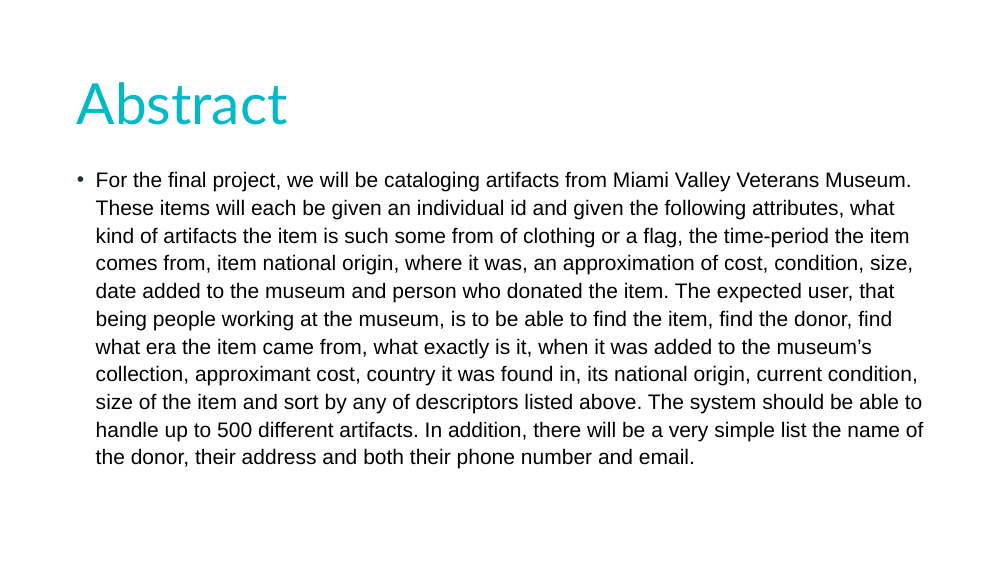
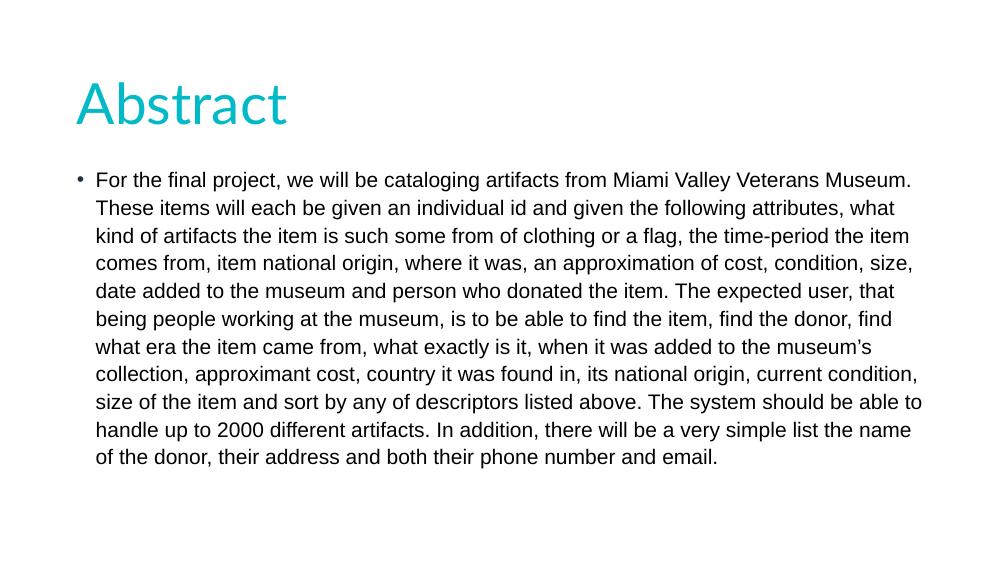
Before and after one commit to KingShampoo/MuseamDataBase, a slide deck: slide 2 of CS 3700 PP.pptx. Drawn at 1008x567 pixels with LibreOffice and Linux fonts; fonts in the diff are those of the drawing. Boxes give left, top, right and bottom in pixels: in the first picture for what was removed or moved away, otherwise in the second. Text is boxed around its words. In the diff, an @@ line names an element or a change of style, - is before the commit and + after.

```diff
--- a/CS 3700 PP.pptx
+++ b/CS 3700 PP.pptx
@@ text at (x1=96, y1=171, x2=923, y2=469): text changed @@
-• For the final project, we will be cataloging artifacts from Miami Valley Veterans Museum. These items will each be given an individual id and given the following attributes, what kind of artifacts the item is such some from of clothing or a flag, the time-period the item comes from, item national origin, where it was, an approximation of cost, condition, size, date added to the museum and person who donated the item. The expected user, that being people working at the museum, is to be able to find the item, find the donor, find what era the item came from, what exactly is it, when it was added to the museum’s collection, approximant cost, country it was found in, its national origin, current condition, size of the item and sort by any of descriptors listed above. The system should be able to handle up to 500 different artifacts. In addition, there will be a very simple list the name of the donor, their address and both their phone number and email.
+• For the final project, we will be cataloging artifacts from Miami Valley Veterans Museum. These items will each be given an individual id and given the following attributes, what kind of artifacts the item is such some from of clothing or a flag, the time-period the item comes from, item national origin, where it was, an approximation of cost, condition, size, date added to the museum and person who donated the item. The expected user, that being people working at the museum, is to be able to find the item, find the donor, find what era the item came from, what exactly is it, when it was added to the museum’s collection, approximant cost, country it was found in, its national origin, current condition, size of the item and sort by any of descriptors listed above. The system should be able to handle up to 2000 different artifacts. In addition, there will be a very simple list the name of the donor, their address and both their phone number and email.
```
Also in this commit, not shown: 4 other slides changed, 4 slides added, 2 slides removed, 1 other file.
